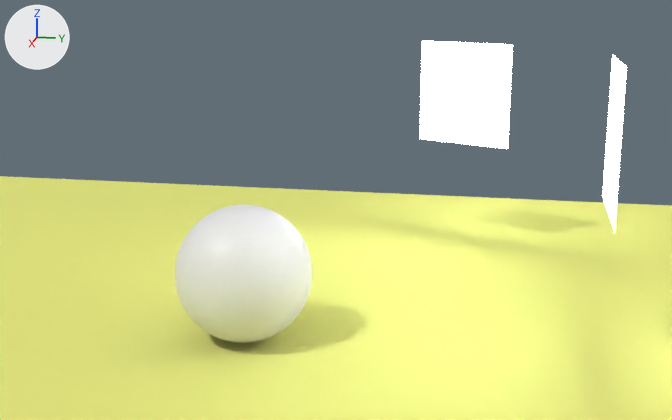
What one commit did to the Blender file example-scenes/models/Caustics/sphere_double_lights.blend.
One viewpoint serves both versions: a 50 mm camera at (12.36, 3.83, 5.1) aimed at (-2.54, 0.85, 1.37). Every picture has the same lights, and +X, +Y and +Z are marked at upper left.

Objects in the first picture: 'Light1', 'Light2', 'Plane', 'Sphere'.
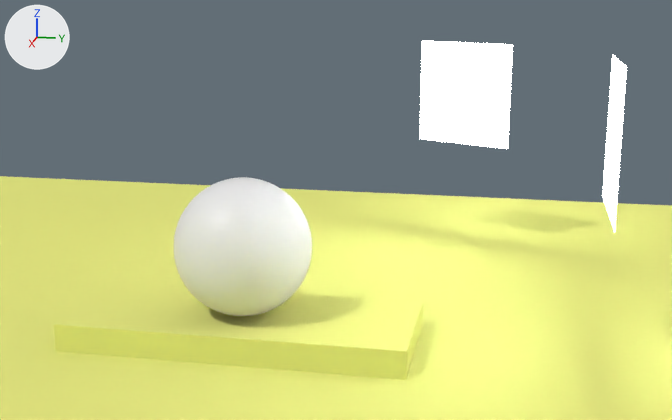
Pixel boxes [x1, y1, x2, y2] of what changed, in the pictures (672 x 420 px):
```json
{"object": "Cube", "change": "added", "after": [54, 281, 423, 380], "on screen": "yellow"}
{"object": "Sphere", "change": "moved", "before": [175, 205, 312, 343], "after": [174, 177, 312, 316]}
```

Scene script edits in JSON lines:
```json
{"op": "add", "block": "me_cube", "code": ["me_cube = bpy.data.meshes.new('Cube')", "me_cube.from_pydata(...)  # a box spanning x -1.0..1.0, y -1.0..1.0, z -1.0..1.0", "me_cube.materials.append(mat_ground)  # yellow #e4e781"]}
{"op": "set", "path": "ob_sphere.location", "old": "(0.0, 0.0, 0.0)", "new": "(0.0, 0.0, 0.4)"}
{"op": "add", "block": "ob_cube", "code": ["ob_cube = bpy.data.objects.new('Cube', me_cube)", "ob_cube.location = (0.0, 0.0, 0.2)", "ob_cube.scale = (1.0, 2.5, 0.2)"]}
```
